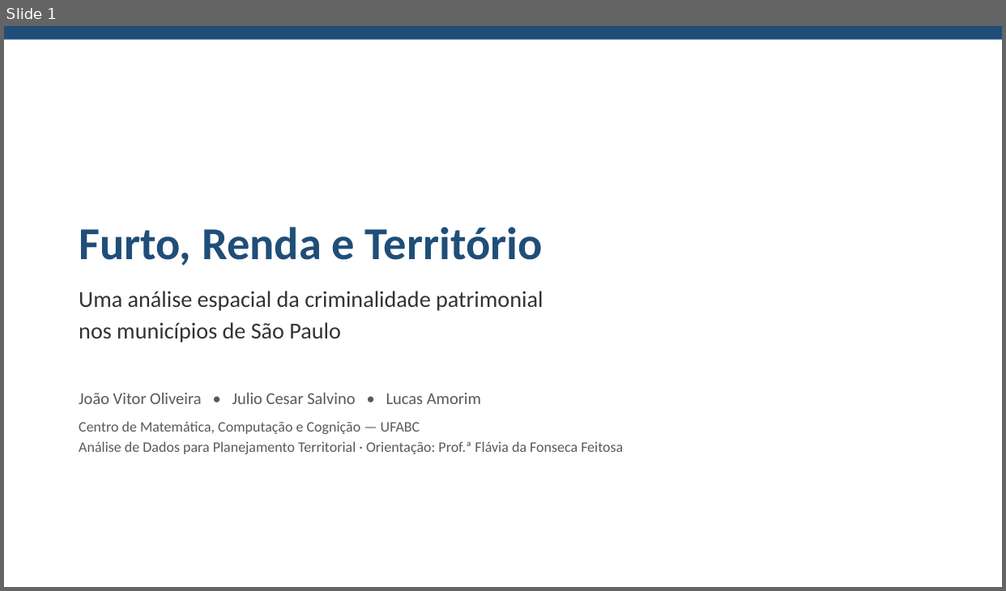
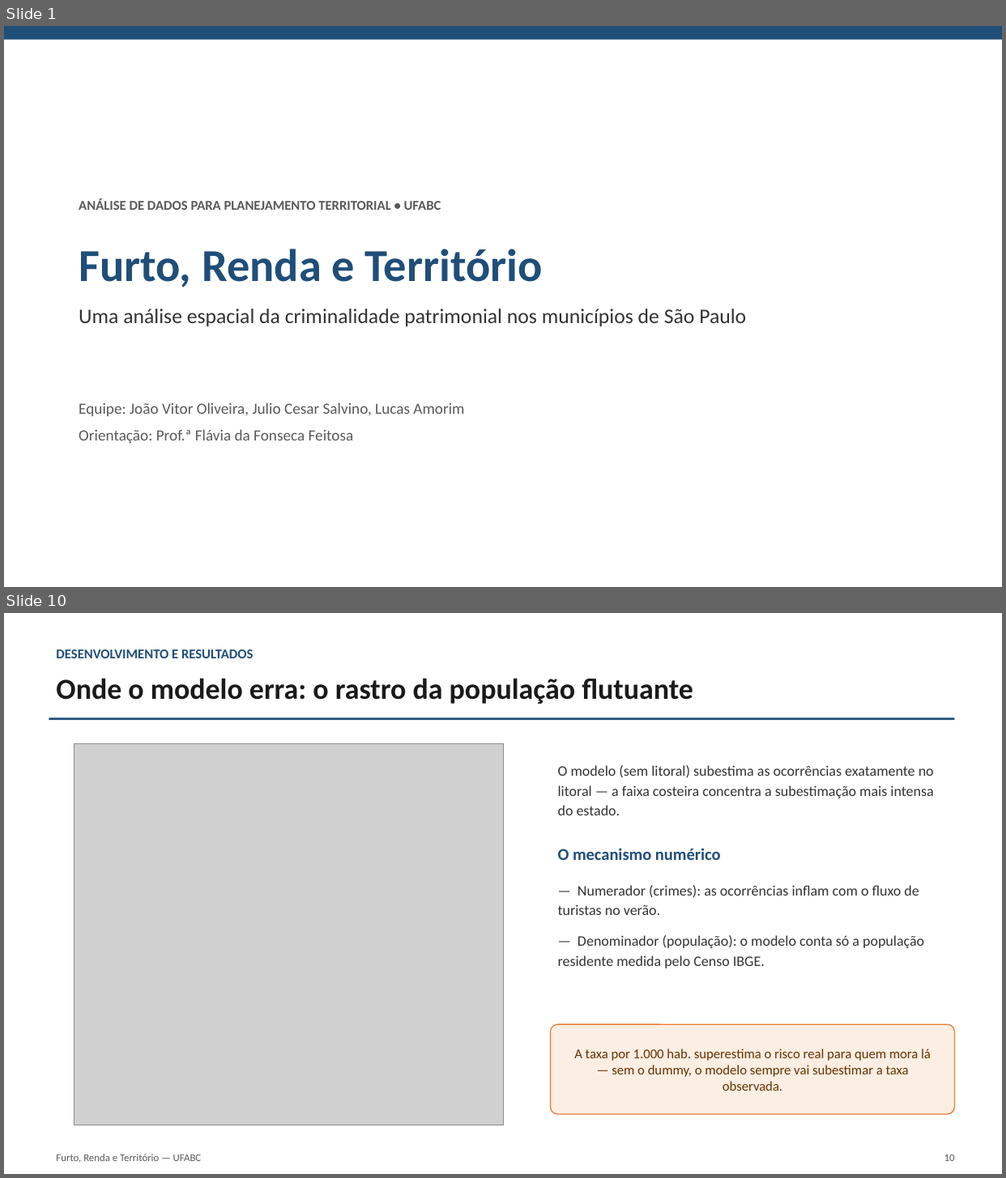
Before and after one commit to euusoujc/territory, a slide deck: slides/apresentacao_final.pptx. Shown one above the other, each under a label of ours: slide 1 before the commit, slides 1 and 10 after it; the slides between them are not shown. The pictures are 1006x591 and 1006x1178 pixels, drawn with LibreOffice and Linux fonts; fonts in the diff are those of the drawing; grey boxes stand for pictures. Boxes give left, top, right and bottom in pixels: in the first picture for what was removed or moved away, otherwise in the second. Text is boxed around its words. In the diff, an @@ line names an element or a change of style, - is before the commit and + after.

Commit message:
refact: apresentação reduzida a 13 slides, sem metodologia, ~10 min
A orientação avaliou que o passo a passo de metodologia não é necessário
na apresentação (ele continua completo no artigo em LaTeX). Reestrutura
os slides fundindo a ordem/estilo de uma referência da equipe com o
conteúdo já validado do projeto:

- Remove o slide de metodologia isolado.
- Adiciona "por que o furto" (outliers por crime, dispersoes_taxas_renda)
  e a matriz de correlação de Pearson, explicitando por que furto foi
  escolhido como variável dependente entre os três crimes.
- Condensa spatial error / GWR renda / GWR+litoral em um único slide de
  três caixas, e funde contrafactual + resíduos por grupo.
- Adiciona um exemplo concreto (São Paulo x Mongaguá) com os coeficientes
  locais do GWR, e uma conclusão numerada de 5 pontos em slide único.
- 15 -> 13 slides. docs/guia_apresentacao.md reescrito para a nova ordem,
  com novas perguntas prováveis da banca.

```diff
--- a/slides/apresentacao_final.pptx
+++ b/slides/apresentacao_final.pptx
@@ slide 10 added at bbox=[4, 613, 1002, 1174], background #FFFFFF @@
@@ text added at bbox=[56, 649, 253, 658], 13 pt, text #1F4E79, bold @@
+DESENVOLVIMENTO E RESULTADOS
@@ text added at bbox=[56, 678, 693, 704], 28 pt, text #1A1A1A, bold @@
+Onde o modelo erra: o rastro da população flutuante
@@ rectangle added at bbox=[49, 717, 955, 720], fill #1F4E79 @@
@@ picture added at bbox=[74, 744, 503, 1126] @@
@@ text added at bbox=[558, 765, 934, 815], 14 pt, text #333333 @@
+O modelo (sem litoral) subestima as ocorrências exatamente no litoral — a faixa costeira concentra a subestimação mais intensa do estado.
@@ text added at bbox=[558, 848, 721, 860], 16 pt, text #1F4E79, bold @@
+O mecanismo numérico
@@ text added at bbox=[558, 885, 924, 969], 14 pt, text #333333 @@
+— Numerador (crimes): as ocorrências inflam com o fluxo de turistas no verão.
+— Denominador (população): o modelo conta só a população residente medida pelo Censo IBGE.
@@ rounded rectangle added at bbox=[551, 1024, 955, 1114], fill #FDEEE3, outline #ED7D31 1 pt, 13 pt, text #663300 @@
+A taxa por 1.000 hab. superestima o risco real para quem mora lá — sem o dummy, o modelo sempre vai subestimar a taxa observada.
@@ text added at bbox=[56, 1154, 202, 1163], 10 pt, text #595959 @@
+Furto, Renda e Território — UFABC
@@ text added at bbox=[944, 1154, 955, 1161], 10 pt, text #595959 @@
+10
@@ slide 1 changed as well @@
@@ text added at bbox=[79, 199, 441, 210], 13 pt, text #595959, bold @@
+ANÁLISE DE DADOS PARA PLANEJAMENTO TERRITORIAL • UFABC
@@ text "Furto, Renda e Território": place and size @@
-text "Furto, Renda e Território" at bbox=[79, 227, 543, 266]
+text "Furto, Renda e Território" at bbox=[79, 249, 543, 288]
@@ text at bbox=[79, 309, 746, 327]: text changed; size 22 to 20 pt @@
-Uma análise espacial da criminalidade patrimonial
-nos municípios de São Paulo
+Uma análise espacial da criminalidade patrimonial nos municípios de São Paulo
@@ text at bbox=[79, 403, 464, 416]: text changed; size 16 to 15 pt @@
-João Vitor Oliveira • Julio Cesar Salvino • Lucas Amorim
+Equipe: João Vitor Oliveira, Julio Cesar Salvino, Lucas Amorim
@@ text at bbox=[79, 429, 354, 443]: text changed; size 14 to 15 pt @@
-Centro de Matemática, Computação e Cognição — UFABC
-Análise de Dados para Planejamento Territorial · Orientação: Prof.ª Flávia da Fonseca Feitosa
+Orientação: Prof.ª Flávia da Fonseca Feitosa
```
Also in this commit, not shown: 7 other slides changed, 4 other slides added, 7 slides removed, 3 other files.
